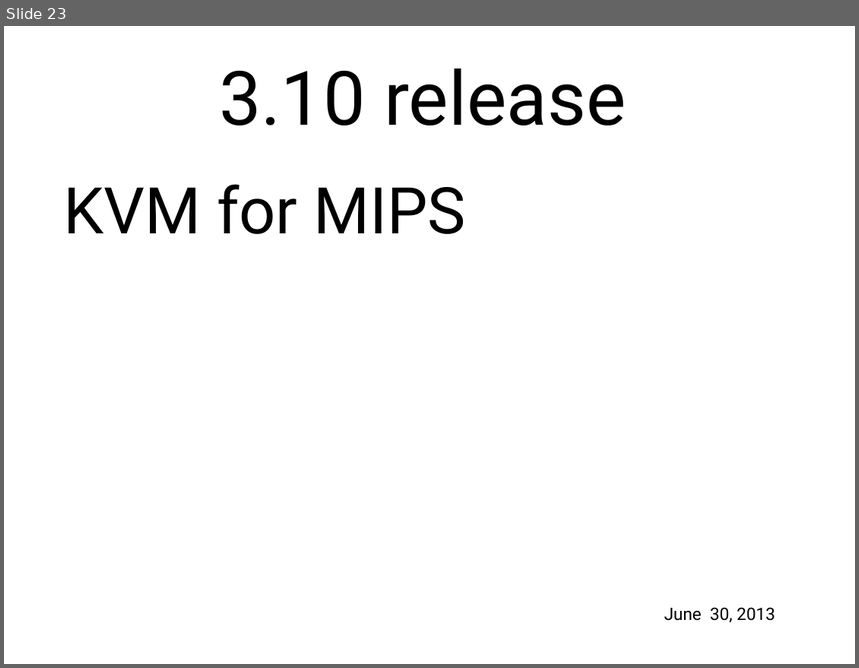
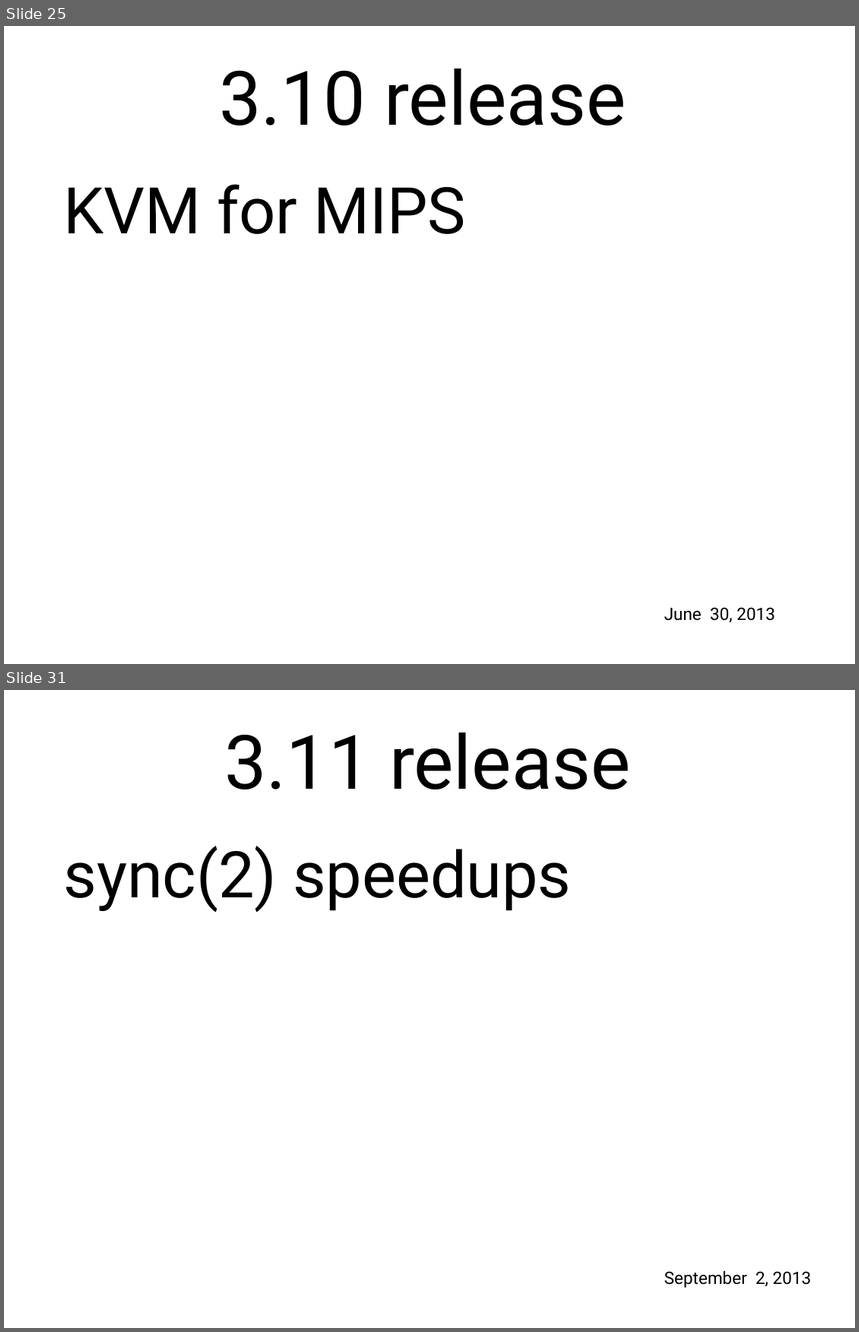
Before and after one commit to gregkh/kernel-development, a slide deck: lf_kernel-development.odp. Shown one above the other, each under a label of ours: slide 23 before the commit, slides 25 and 31 after it; the slides between them are not shown. The pictures are 859x668 and 859x1332 pixels, drawn with LibreOffice and Linux fonts; fonts in the diff are those of the drawing; background and template pictures are left out. Boxes give left, top, right and bottom in pixels: in the first picture for what was removed or moved away, otherwise in the second. Text is boxed around its words. In the diff, an @@ line names an element or a change of style, - is before the commit and + after.

```diff
--- a/lf_kernel-development.odp
+++ b/lf_kernel-development.odp
@@ slide 31 added at (4, 690, 855, 1328), background picture (left out) @@
@@ text added at (224, 733, 631, 790), 70 pt, text #000000 @@
+3.11 release
@@ text added at (63, 846, 571, 913), 60 pt, text #000000 @@
+sync(2) speedups
@@ text added at (664, 1271, 812, 1288), 16 pt, text #000000 @@
+September 2, 2013
@@ what was slide 23 is now slide 25 @@
```
Also in this commit, not shown: 4 slides changed, 12 other slides added, 4 slides removed, 1 other file.
